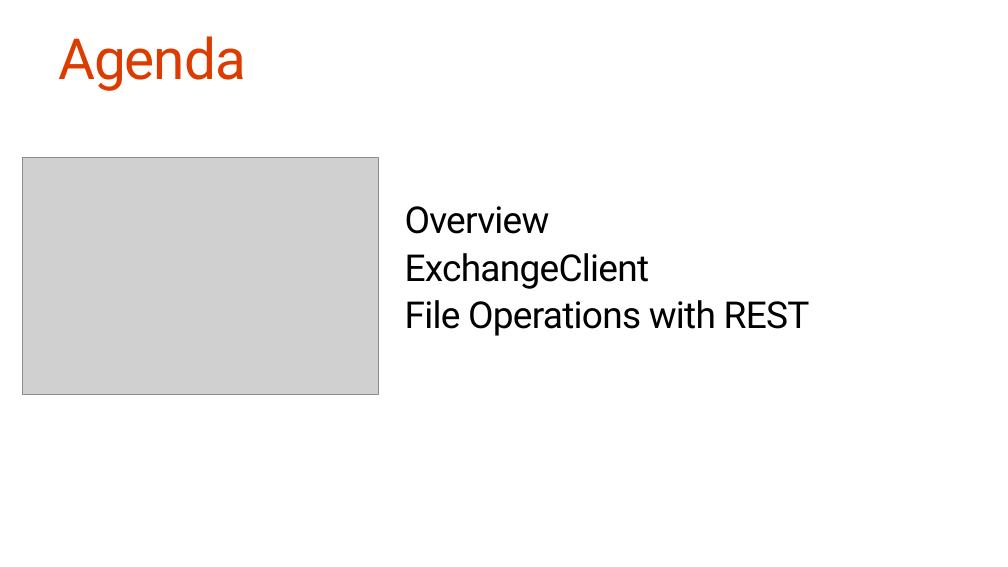
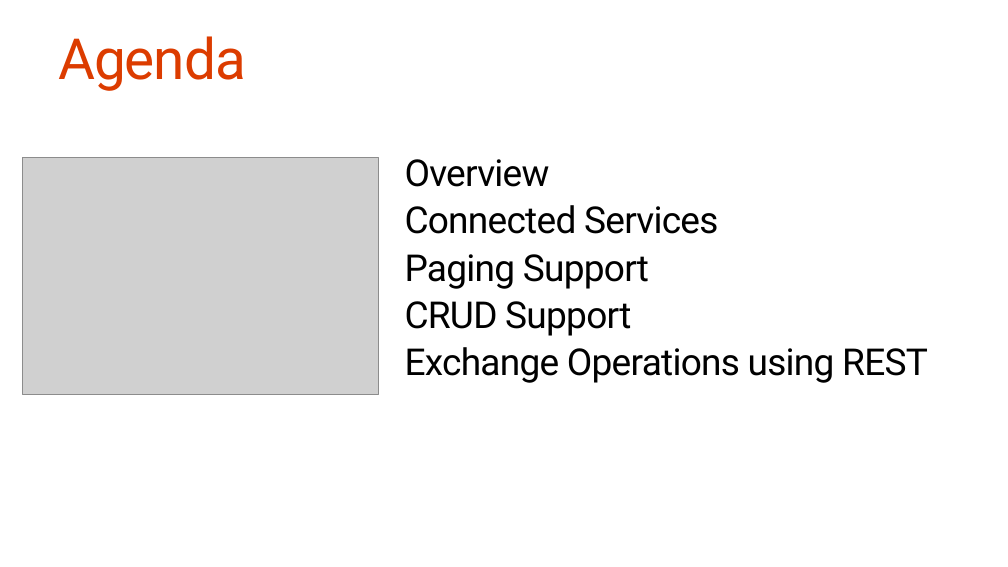
Before and after one commit to OfficeDev/TrainingContent, a slide deck: slide 4 of O3653-2 Deep Dive into Office 365 APIs for Calendar, Mail, and Contacts/O3653-2 Deep Dive into Office 365 APIs for Calendar, Mail, and Contacts.pptx. Drawn at 1008x567 pixels with LibreOffice and Linux fonts; fonts in the diff are those of the drawing; grey boxes stand for pictures. Boxes give left, top, right and bottom in pixels: in the first picture for what was removed or moved away, otherwise in the second. Text is boxed around its words. In the diff, an @@ line names an element or a change of style, - is before the commit and + after.

```diff
--- a/O3653-2 Deep Dive into Office 365 APIs for Calendar, Mail, and Contacts/O3653-2 Deep Dive into Office 365 APIs for Calendar, Mail, and Contacts.pptx
+++ b/O3653-2 Deep Dive into Office 365 APIs for Calendar, Mail, and Contacts/O3653-2 Deep Dive into Office 365 APIs for Calendar, Mail, and Contacts.pptx
@@ text at <box>405,205,928,383</box>: text changed @@
-ExchangeClient
-File Operations with REST
+Connected Services
+Paging Support
+CRUD Support
+Exchange Operations using REST
```
Also in this commit, not shown: 13 other slides changed, 14 slides added, 7 slides removed, 8 other files.
